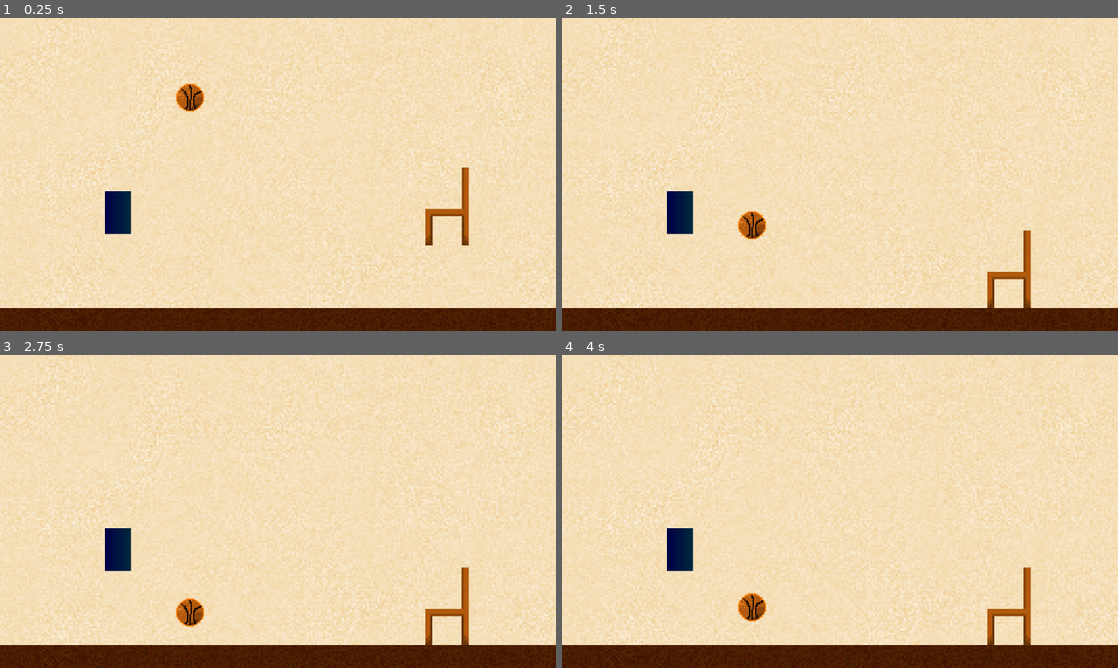
Above: before the commit, frames 1-4 (two rows, left to right).
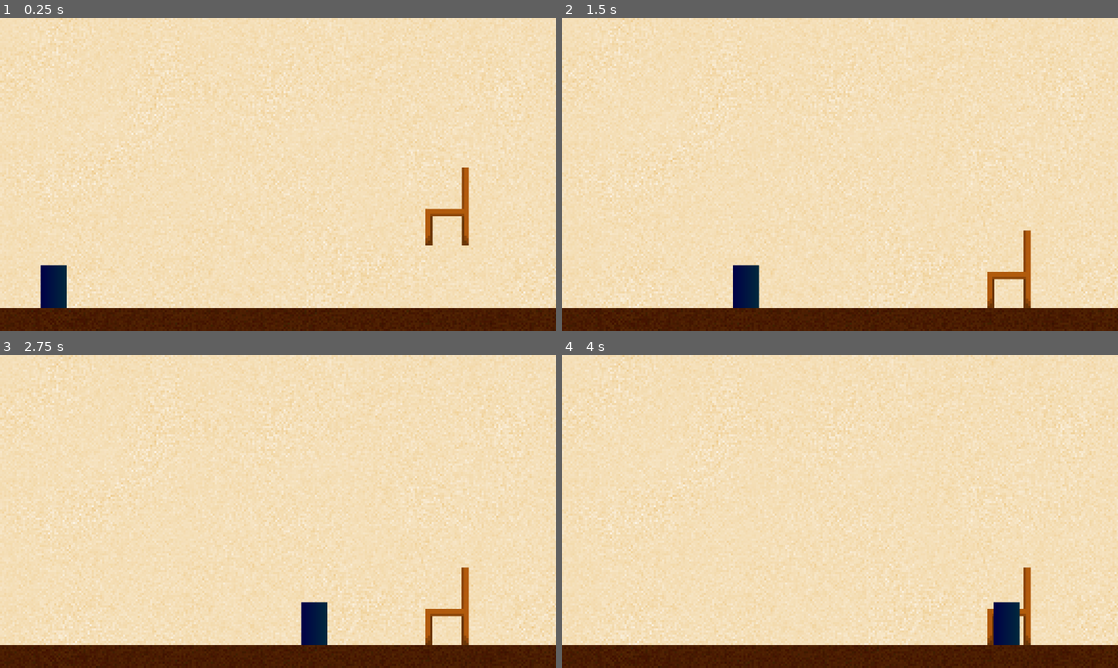
Above: after the commit, the same moments.

Repository: Remnel831/NeoMonsters
Game: Godot game, scene res://Scenes/Main/main.tscn
Two runs of this game, one before a commit and one after it. Both use one fixed random seed, a clock stepped at 60 frames per second and the inputs below.
Inputs (mouse positions are in pixels of both pictures, inside the frame that each line leads up to):
- Up to frame 1 (0.25 s): no input
- Up to frame 2 (1.5 s): move the mouse to (962, 158) at 0.52 s; click (962, 158) at 0.67 s; drag from (728, 190) to (812, 237) at 1.27 s
- Up to frame 3 (2.75 s): move the mouse to (333, 442) at 2.02 s; click (333, 442) at 2.17 s
- Up to frame 4 (4 s): drag from (812, 574) to (673, 464) at 2.77 s; move the mouse to (1006, 558) at 3.52 s; click (1006, 558) at 3.67 s

The runs differ from the first frame. In frame 1, 1.7% of the frame differs, in the area x 7-37%, y 20-93%; in frame 2, 1.7%; in frame 3, 1.7%; in frame 4, 1.7%.

Commit message:
AI Update
Made AI that has two states
IDLE - Chooses a point to wander and randomly jumps
PLAYFUL - Follows the ball and applies a force to the ball

Diff:
--- a/neomonsters/Scenes/Main/main.tscn
+++ b/neomonsters/Scenes/Main/main.tscn
@@ -1,7 +1,6 @@
-[gd_scene load_steps=13 format=3 uid="uid://c4kof5lgl54xw"]
+[gd_scene load_steps=12 format=3 uid="uid://c4kof5lgl54xw"]
 
 [ext_resource type="Shader" path="res://Scripts/Shaders/pixelate.gdshader" id="1_q1ess"]
-[ext_resource type="PackedScene" uid="uid://uex8jnuvvlyg" path="res://Scenes/Objects/ball.tscn" id="1_u7wf5"]
 [ext_resource type="PackedScene" uid="uid://kh10dl7fp4hs" path="res://Scenes/Objects/chair.tscn" id="2_nqyh8"]
 [ext_resource type="PackedScene" uid="uid://8oa4jex8jxbc" path="res://Scenes/NeoMonsters/blue_monster_test.tscn" id="4_ulhr7"]
 
@@ -56,11 +55,8 @@
 [node name="ChairBackground" parent="." instance=ExtResource("2_nqyh8")]
 position = Vector2(1284, 519)
 
-[node name="Ball" parent="." instance=ExtResource("1_u7wf5")]
-position = Vector2(547, 201)
-
 [node name="BlueMonster" parent="." instance=ExtResource("4_ulhr7")]
-position = Vector2(340, 558)
+position = Vector2(40, 771)
 
 [node name="Ground" type="TextureRect" parent="."]
 material = SubResource("ShaderMaterial_7ang7")
--- a/neomonsters/Scenes/NeoMonsters/blue_monster_test.tscn
+++ b/neomonsters/Scenes/NeoMonsters/blue_monster_test.tscn
@@ -1,7 +1,9 @@
-[gd_scene load_steps=4 format=3 uid="uid://8oa4jex8jxbc"]
+[gd_scene load_steps=5 format=3 uid="uid://8oa4jex8jxbc"]
+
+[ext_resource type="Script" path="res://Scripts/NeoMonsters/monster_ai.gd" id="1_yguvp"]
 
 [sub_resource type="RectangleShape2D" id="RectangleShape2D_ikv8f"]
-size = Vector2(73, 122)
+size = Vector2(73, 123)
 
 [sub_resource type="Gradient" id="Gradient_o26xm"]
 offsets = PackedFloat32Array(0, 0.974026)
@@ -14,9 +16,10 @@
 
 [node name="CharacterBody2D" type="CharacterBody2D" parent="."]
 platform_floor_layers = 4294901760
+script = ExtResource("1_yguvp")
 
 [node name="CollisionShape2D" type="CollisionShape2D" parent="CharacterBody2D"]
-position = Vector2(-0.5, 2)
+position = Vector2(-0.5, 1.5)
 shape = SubResource("RectangleShape2D_ikv8f")
 
 [node name="Sprite2D" type="Sprite2D" parent="CharacterBody2D"]
--- a/neomonsters/Scenes/Objects/ball.tscn
+++ b/neomonsters/Scenes/Objects/ball.tscn
@@ -1,6 +1,7 @@
-[gd_scene load_steps=5 format=3 uid="uid://uex8jnuvvlyg"]
+[gd_scene load_steps=6 format=3 uid="uid://uex8jnuvvlyg"]
 
 [ext_resource type="Texture2D" uid="uid://dcibb4q6h71fx" path="res://Assets/Sprites/ball_example.png" id="1_ee86l"]
+[ext_resource type="Script" path="res://Scripts/Objects/ball.gd" id="1_jg3ot"]
 [ext_resource type="Script" path="res://Scripts/Objects/object_properties.gd" id="1_tm5bj"]
 
 [sub_resource type="PhysicsMaterial" id="PhysicsMaterial_7fl25"]
@@ -10,7 +11,8 @@
 [sub_resource type="CircleShape2D" id="CircleShape2D_6mwou"]
 radius = 42.0119
 
-[node name="Ball" type="Node2D"]
+[node name="Ball" type="Node2D" groups=["ball"]]
+script = ExtResource("1_jg3ot")
 
 [node name="RigidBody2D" type="RigidBody2D" parent="."]
 mass = 20.0
--- /dev/null
+++ b/neomonsters/Scripts/NeoMonsters/monster_ai.gd
@@ -0,0 +1,168 @@
+extends CharacterBody2D
+
+const GRAVITY = 980
+const SPEED = 300
+const FORCE_ON_COLLISION = 200  # General push force
+const BALL_HIT_FORCE_Y = -6000 # Upward force applied to ball
+const BALL_HIT_FORCE_X_MULTIPLIER = 30.0  # How much AI speed affects ball push
+const JUMP_FORCE_MIN = -300
+const JUMP_FORCE_MAX = -600
+const MIN_X = 40
+const MAX_X = 1560
+const STATUS_CHECK_INTERVAL = 5.0  # Check for ball every 5 sec
+const BALL_FOLLOW_THRESHOLD = 60  # Increased to allow more horizontal jump range
+const BALL_JUMP_MIN_HEIGHT = 200  # Min height for AI to jump toward the ball
+const BALL_JUMP_MAX_HEIGHT = 100  # Lowered max height to encourage more jumps
+const IDLE_WAIT_MIN = 1.0  # Min time to wait at a wander point
+const IDLE_WAIT_MAX = 3.0  # Max time to wait at a wander point
+const IDLE_JUMP_MIN = 2.0  # Min idle jump interval
+const IDLE_JUMP_MAX = 10.0  # Max idle jump interval
+
+enum Status { IDLE, PLAYFUL }
+var current_status = Status.IDLE
+
+var ball_node = null  # Parent Node2D (holds signals)
+var ball_rb = null  # Child RigidBody2D (physics)
+var ball_detected = false
+var ball_position = null
+var direction = 1  # Track movement direction
+
+var wander_target_x = 0  # AI's target position in idle mode
+var idle_wait_timer = null  # Timer for waiting at a target
+var idle_jump_timer = null  # Timer for random jumps
+
+func _ready():
+	position.x = clamp(position.x, MIN_X, MAX_X)
+
+	# Timers for wandering and jumping in idle mode
+	idle_wait_timer = Timer.new()
+	idle_wait_timer.one_shot = true
+	idle_wait_timer.timeout.connect(_on_idle_wait_timer_timeout)
+	add_child(idle_wait_timer)
+
+	idle_jump_timer = Timer.new()
+	idle_jump_timer.one_shot = true
+	idle_jump_timer.timeout.connect(_on_idle_jump_timer_timeout)
+	add_child(idle_jump_timer)
+
+	pick_new_wander_target()  # Set initial idle movement
+	start_idle_jump_timer()  # Start random jumping
+	check_ball_status()
+	status_check_loop()
+
+func _physics_process(delta):
+	self.velocity.y += GRAVITY * delta
+
+	if current_status == Status.PLAYFUL and ball_position:
+		follow_ball_x()
+		check_jump_condition()
+	elif current_status == Status.IDLE:
+		wander()
+
+	move_and_slide()
+	apply_force_to_collided_object()
+
+func wander():
+	if abs(position.x - wander_target_x) < 5:  # Reached target, wait
+		self.velocity.x = 0
+		if not idle_wait_timer.is_stopped():
+			return  # Already waiting
+		idle_wait_timer.start(randf_range(IDLE_WAIT_MIN, IDLE_WAIT_MAX))  # Pick a new wait time
+	else:
+		direction = sign(wander_target_x - position.x)
+		self.velocity.x = SPEED * direction  # Move toward target
+
+func pick_new_wander_target():
+	wander_target_x = randi_range(MIN_X, MAX_X - 40)  # Random position within limits
+
+func start_idle_jump_timer():
+	idle_jump_timer.start(randf_range(IDLE_JUMP_MIN, IDLE_JUMP_MAX))  # Pick a random jump interval
+
+func _on_idle_jump_timer_timeout():
+	if current_status == Status.IDLE and is_on_floor():
+		jump()
+	start_idle_jump_timer()  # Restart timer after jumping
+
+func _on_idle_wait_timer_timeout():
+	pick_new_wander_target()  # Pick a new destination after waiting
+
+func follow_ball_x():
+	if not ball_position:
+		return
+
+	var ball_x = ball_position.x
+	var distance_to_ball = abs(ball_x - position.x)
+
+	if distance_to_ball > BALL_FOLLOW_THRESHOLD:
+		direction = sign(ball_x - position.x)
+		self.velocity.x = SPEED * direction
+
+func check_jump_condition():
+	if ball_position:
+		var ball_height_diff = position.y - ball_position.y
+		var ball_x_diff = abs(ball_position.x - position.x)
+
+		if BALL_JUMP_MIN_HEIGHT <= ball_height_diff and ball_height_diff <= BALL_JUMP_MAX_HEIGHT and ball_x_diff < BALL_FOLLOW_THRESHOLD * 1.5 and is_on_floor():
+			jump()
+
+func jump():
+	if is_on_floor():
+		self.velocity.y = randi_range(JUMP_FORCE_MIN, JUMP_FORCE_MAX)
+
+func status_check_loop():
+	while true:
+		await get_tree().create_timer(STATUS_CHECK_INTERVAL).timeout
+		check_ball_status()
+
+func check_ball_status():
+	var found_ball = get_tree().get_nodes_in_group("ball").front() if get_tree().get_nodes_in_group("ball") else null
+
+	if found_ball and not ball_detected:
+		ball_node = found_ball
+		ball_rb = found_ball if found_ball is RigidBody2D else found_ball.get_node_or_null("RigidBody2D")
+
+		if not ball_rb:
+			return
+
+		ball_position = ball_rb.global_position
+
+		ball_node.ball_spawned.connect(_on_ball_spawned)
+		ball_node.ball_moved.connect(_on_ball_moved)
+		ball_node.ball_disappeared.connect(_on_ball_disappeared)
+		ball_detected = true
+		current_status = Status.PLAYFUL
+
+	elif not found_ball and ball_detected:
+		ball_detected = false
+		ball_position = null
+		current_status = Status.IDLE
+		pick_new_wander_target()  # Resume wandering when ball disappears
+		start_idle_jump_timer()  # Restart jump timer when going back to idle
+
+func _on_ball_spawned():
+	current_status = Status.PLAYFUL
+
+func _on_ball_moved(new_position):
+	ball_position = new_position
+
+func _on_ball_disappeared():
+	ball_detected = false
+	ball_position = null
+	current_status = Status.IDLE
+	pick_new_wander_target()  # Resume wandering when ball disappears
+	start_idle_jump_timer()  # Restart jump timer when going back to idle
+
+func apply_force_to_collided_object():
+	for i in range(get_slide_collision_count()):
+		var collision = get_slide_collision(i)
+		var collider = collision.get_collider()
+
+		if collider.get_parent().is_in_group("ball"):
+			var force_x = self.velocity.x * BALL_HIT_FORCE_X_MULTIPLIER
+			var force_y = BALL_HIT_FORCE_Y
+
+			var ball_force = Vector2(force_x, force_y)
+			collider.apply_impulse(ball_force)
+
+		elif collider is RigidBody2D:
+			collider.apply_impulse(Vector2(FORCE_ON_COLLISION * direction, 0))
--- /dev/null
+++ b/neomonsters/Scripts/Objects/ball.gd
@@ -0,0 +1,29 @@
+extends Node2D
+
+signal ball_spawned  # Signal when ball spawns
+signal ball_moved(new_position)  # Signal when ball moves
+signal ball_disappeared  # Signal when ball is removed
+
+var last_position = Vector2()  # Track last known position
+var rb  # Reference to the RigidBody2D child
+
+func _ready():
+	add_to_group("ball")  # Ensures Ball is in the group
+	rb = get_node_or_null("RigidBody2D")  # Find the RigidBody2D child
+
+	if rb:
+		last_position = rb.global_position
+	else:
+		print("⚠ Warning: No RigidBody2D found in Ball node!")
+
+	emit_signal("ball_spawned")
+
+func _physics_process(delta):
+	if rb:
+		# Check if the ball actually moved
+		if rb.global_position != last_position:
+			emit_signal("ball_moved", rb.global_position)
+			last_position = rb.global_position  # Update last position
+
+func _exit_tree():
+	emit_signal("ball_disappeared")
--- a/neomonsters/project.godot
+++ b/neomonsters/project.godot
@@ -29,6 +29,10 @@
 "res://Scripts/": "blue"
 }
 
+[global_group]
+
+ball=""
+
 [rendering]
 
 renderer/rendering_method="mobile"
